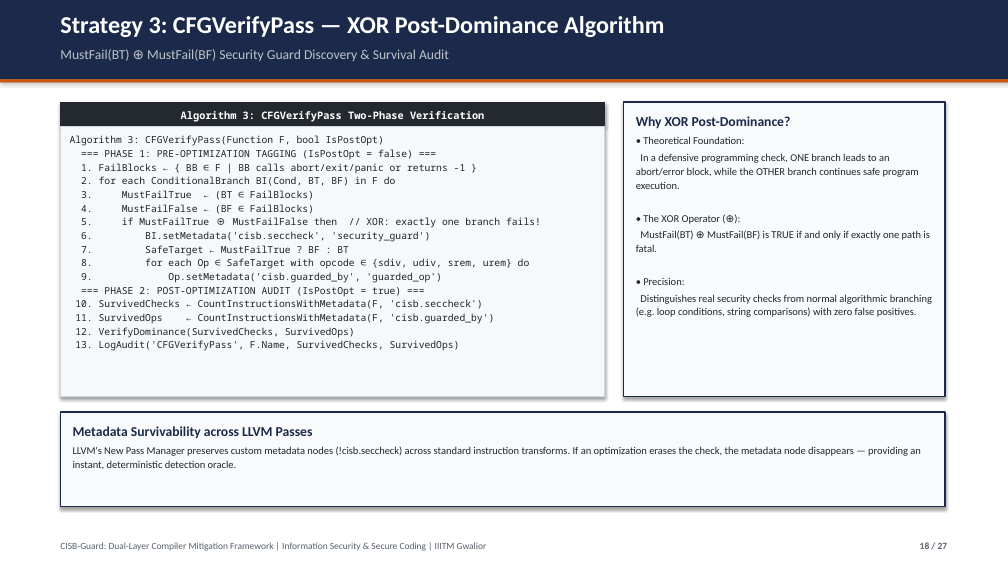
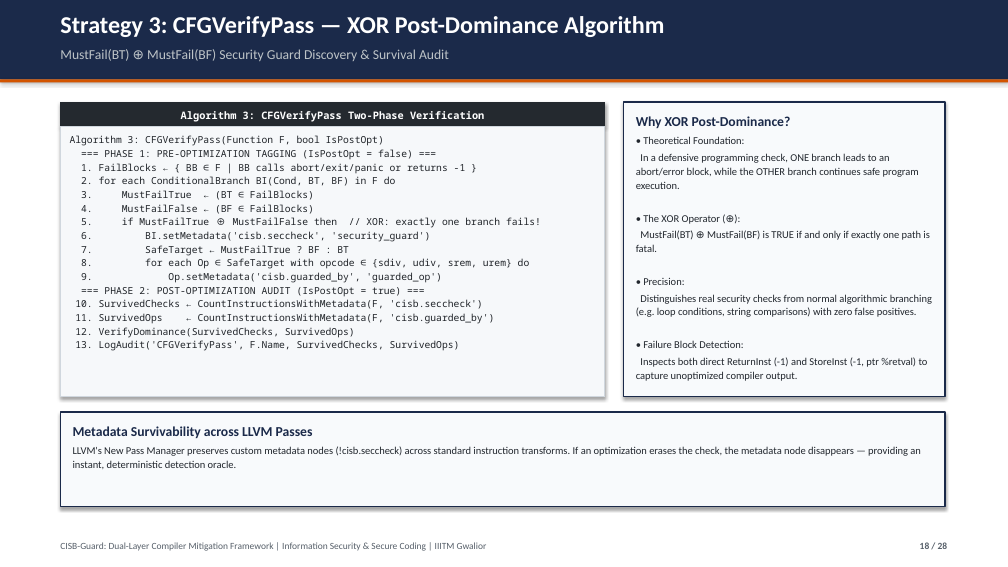
Before and after one commit to Rohinth-S/CISB-compiler-induced-security-bugs, a slide deck: slide 18 of CISB-Guard-Presentation.pptx. Drawn at 1008x567 pixels with LibreOffice and Linux fonts; fonts in the diff are those of the drawing. Boxes give left, top, right and bottom in pixels: in the first picture for what was removed or moved away, otherwise in the second. Text is boxed around its words. In the diff, an @@ line names an element or a change of style, - is before the commit and + after.

```diff
--- a/CISB-Guard-Presentation.pptx
+++ b/CISB-Guard-Presentation.pptx
@@ text at (636, 340, 928, 381): paragraphs added @@
+• Failure Block Detection:
+Inspects both direct ReturnInst (-1) and StoreInst (-1, ptr %retval) to capture unoptimized compiler output.
```
Also in this commit, not shown: 26 other slides changed, 1 slide added.
